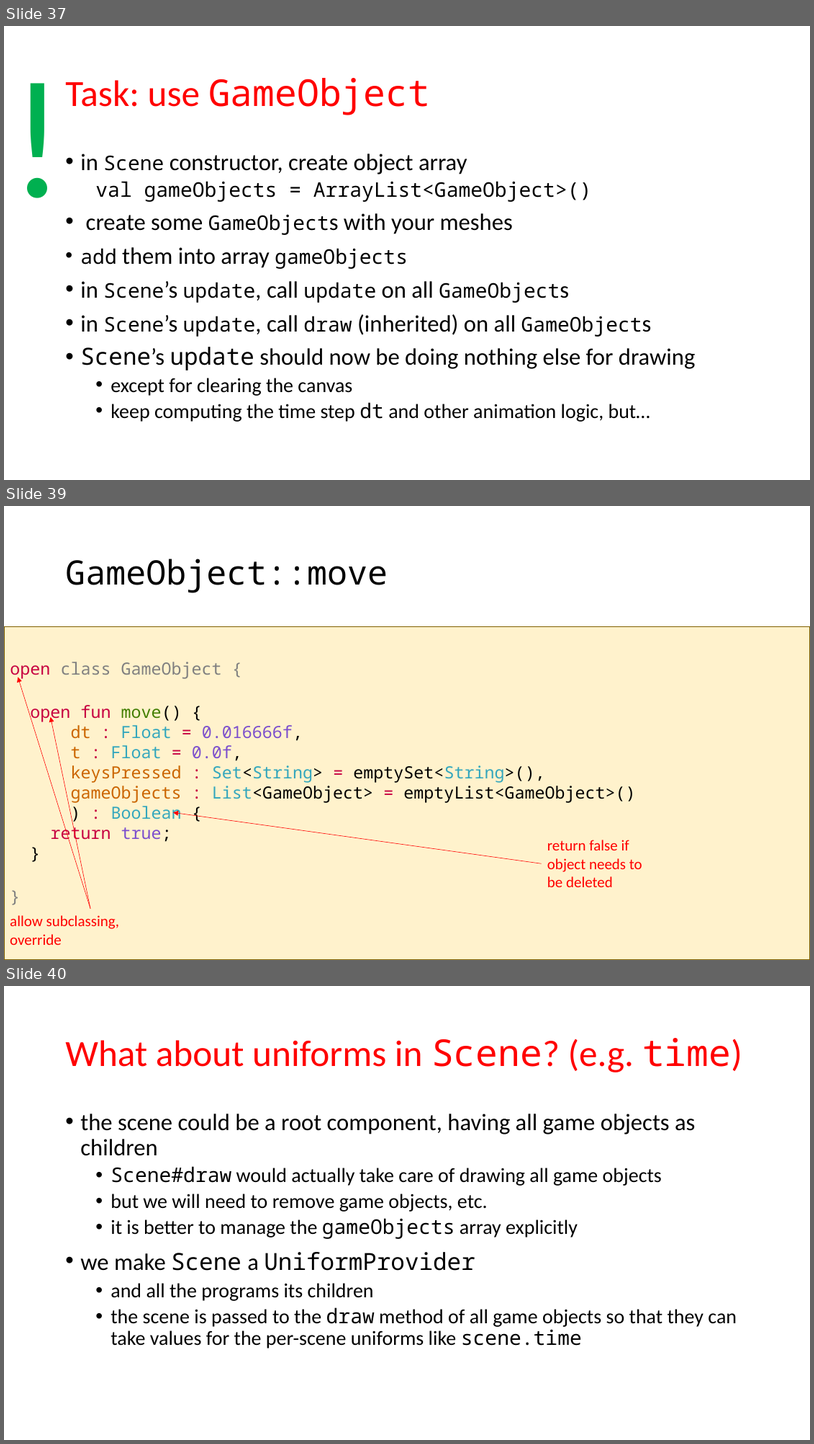
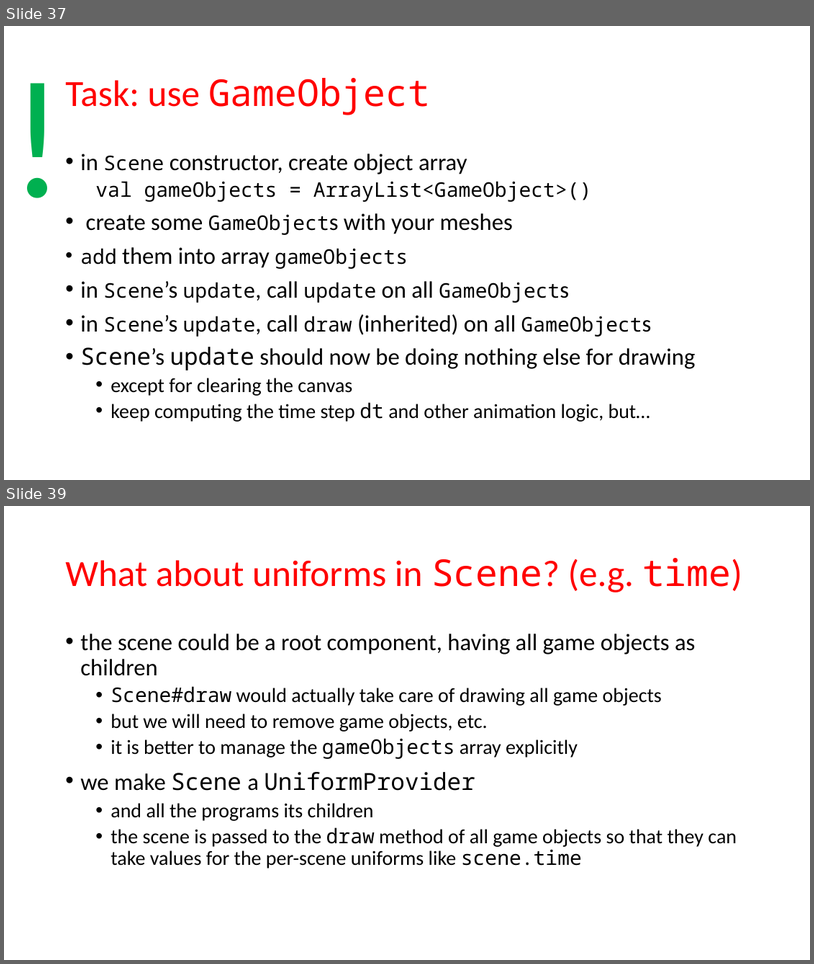
Before and after one commit to szecsi/kogfactory, a slide deck: projects/kog.020.030-gom/aitcg070 - Game Object Model.pptx. Shown one above the other, each under a label of ours: slides 37, 39 and 40 before the commit, slides 37 and 39 after it; the slides between them are not shown. The pictures are 814x1444 and 814x964 pixels, drawn with LibreOffice and Linux fonts; fonts in the diff are those of the drawing. Boxes give left, top, right and bottom in pixels: in the first picture for what was removed or moved away, otherwise in the second. Text is boxed around its words. In the diff, an @@ line names an element or a change of style, - is before the commit and + after.

```diff
--- a/projects/kog.020.030-gom/aitcg070 - Game Object Model.pptx
+++ b/projects/kog.020.030-gom/aitcg070 - Game Object Model.pptx
@@ slide 39 removed at (4,506,810,960), background #FFFFFF @@
@@ title removed at (65,559,388,593) @@
-GameObject::move
@@ text removed at (4,627,810,960) @@
-open class GameObject {
-open fun move() {
-dt : Float = 0.016666f,
-t : Float = 0.0f,
-keysPressed : Set<String> = emptySet<String>(),
-gameObjects : List<GameObject> = emptyList<GameObject>()
-) : Boolean {
-return true;
-}
-}
@@ arrow removed from (90, 908) to (18, 677) @@
@@ arrow removed from (90, 908) to (51, 717) @@
@@ arrow removed from (542, 864) to (173, 812) @@
@@ text removed at (548,839,643,887) @@
-return false if object needs to be deleted
@@ text removed at (10,915,119,944) @@
-allow subclassing, override
@@ what was slide 40 is now slide 39 @@
```
Also in this commit, not shown: 9 slides changed, 3 other files.
